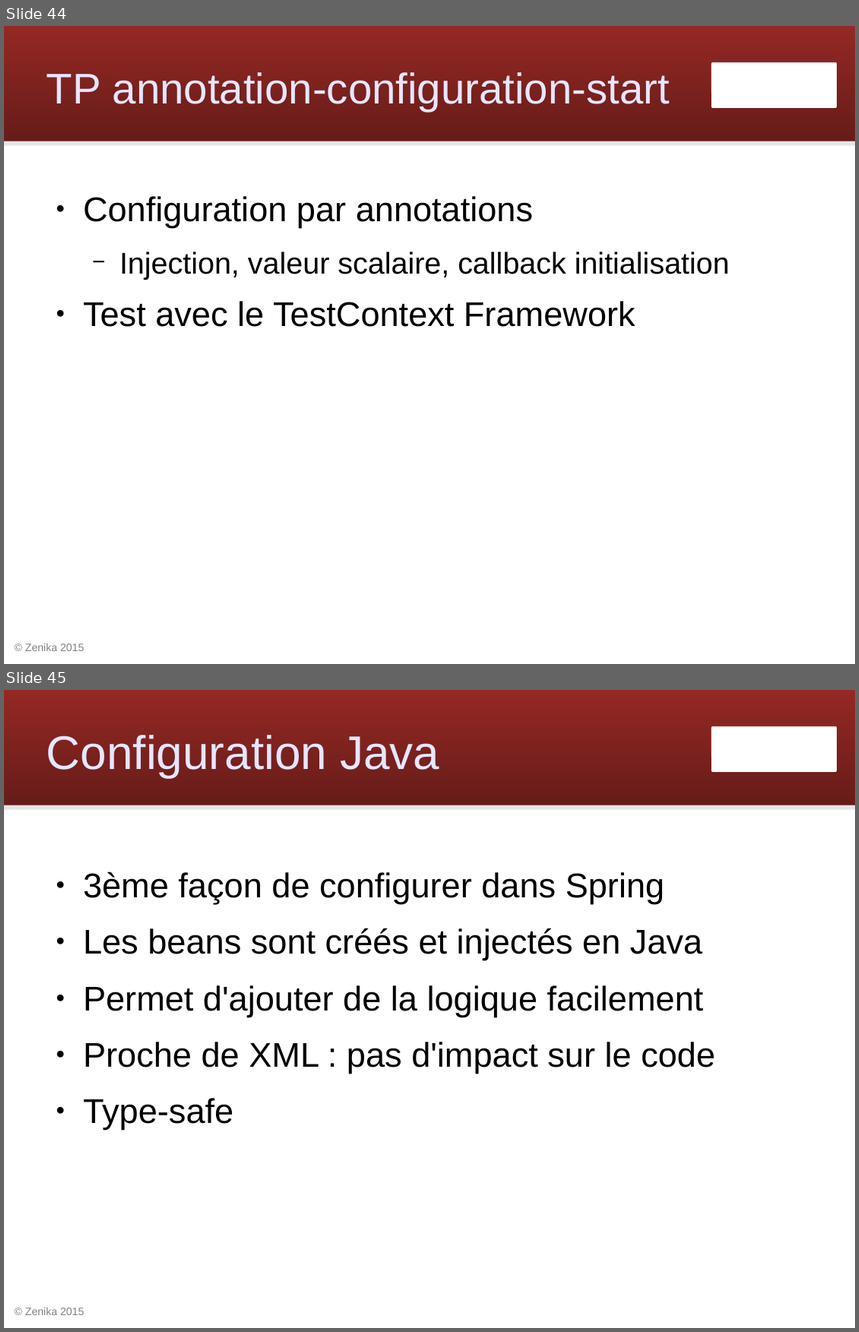
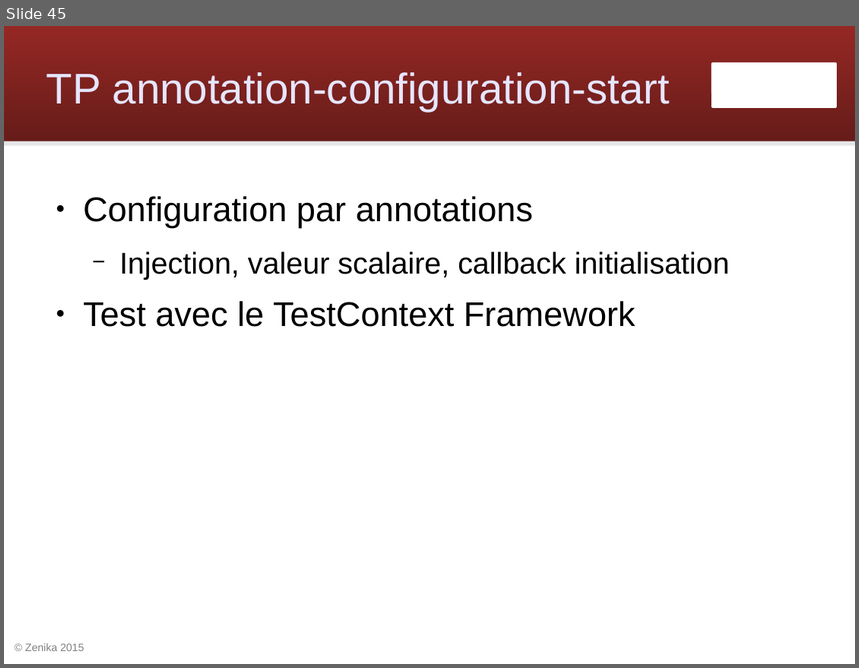
Before and after one commit to Zenika/workshop-spring-core, a slide deck: spring-workshop.odp. Shown one above the other, each under a label of ours: slides 44 and 45 before the commit, slide 45 after it. The pictures are 859x1332 and 859x668 pixels, drawn with LibreOffice and Linux fonts; fonts in the diff are those of the drawing; background and template pictures are left out. Boxes give left, top, right and bottom in pixels: in the first picture for what was removed or moved away, otherwise in the second. Text is boxed around its words. In the diff, an @@ line names an element or a change of style, - is before the commit and + after.

Commit message:
Utiliser config Java pour les annotations

```diff
--- a/spring-workshop.odp
+++ b/spring-workshop.odp
@@ slide 45 removed at box(4, 690, 855, 1328), background #FFFFFF; not listed: 4 template elements that a slide beside it also shows @@
@@ title removed at box(47, 735, 439, 777) @@
-Configuration Java
@@ text removed at box(83, 872, 715, 1130) @@
-● 3ème façon de configurer dans Spring
-● Les beans sont créés et injectés en Java
-● Permet d'ajouter de la logique facilement
-● Proche de XML : pas d'impact sur le code
-● Type-safe
@@ what was slide 44 is now slide 45 @@
```
Also in this commit, not shown: 9 slides changed, 6 other slides removed, 10 other files.
